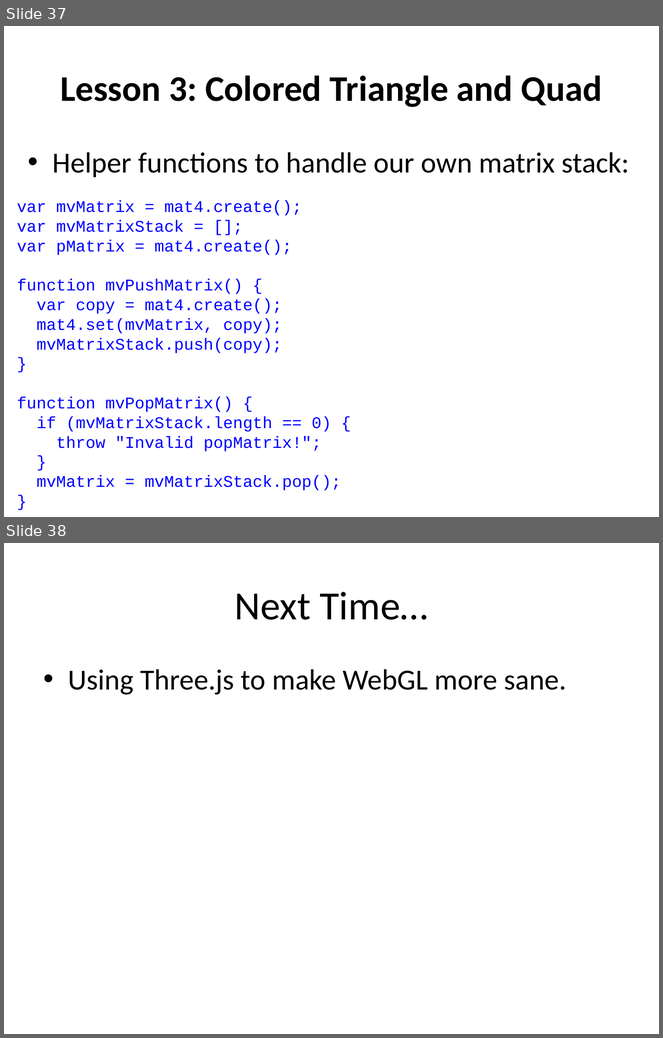
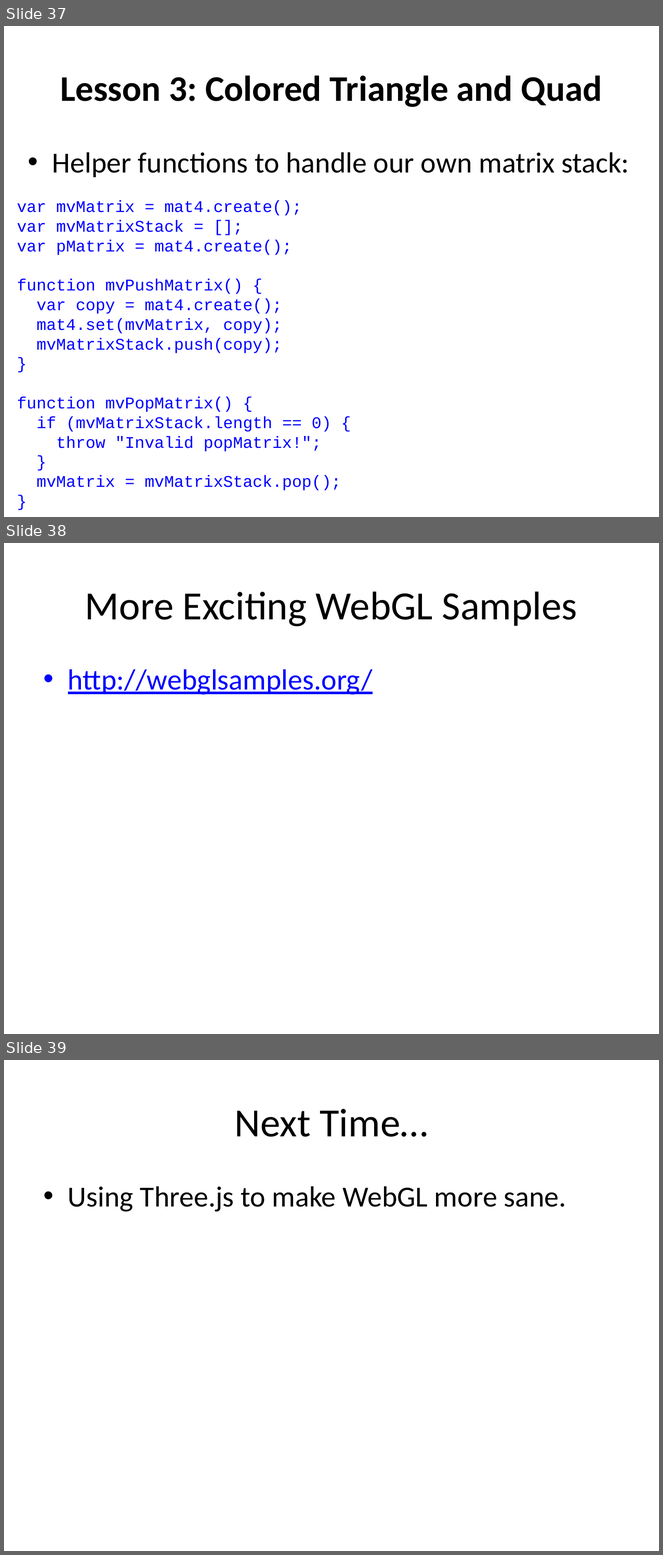
Before and after one commit to uva-graphics/webgl, a slide deck: slides.pptx. Shown one above the other, each under a label of ours: slides 37 and 38 before the commit, slides 37, 38 and 39 after it. The pictures are 663x1038 and 663x1555 pixels, drawn with LibreOffice and Linux fonts; fonts in the diff are those of the drawing. Boxes give left, top, right and bottom in pixels: in the first picture for what was removed or moved away, otherwise in the second. Text is boxed around its words. In the diff, an @@ line names an element or a change of style, - is before the commit and + after.

Commit message:
update slides

```diff
--- a/slides.pptx
+++ b/slides.pptx
@@ slide 38 added at <box>4,543,659,1034</box>, background #FFFFFF @@
@@ title added at <box>85,591,578,627</box>, 44 pt, text #000000 @@
+More Exciting WebGL Samples
@@ text added at <box>68,669,373,695</box>, 32 pt, text #0000FF, underline @@
+• http://webglsamples.org/
@@ what was slide 38 is now slide 39 @@
```
